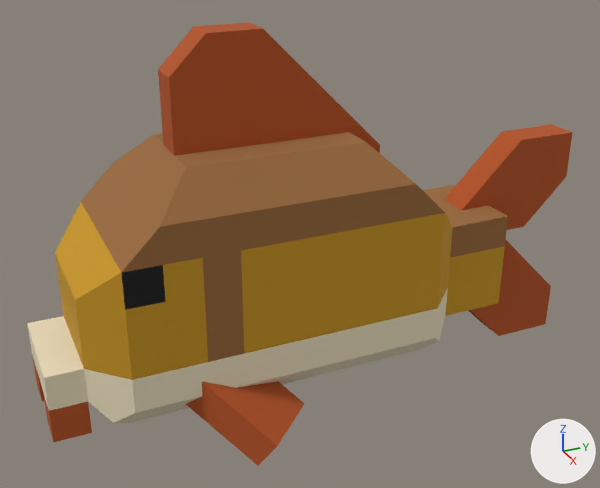
A saved change to the FBX model Assets/Models/Creatures/carp.fbx.
One viewpoint serves both versions: a 50 mm lens placed at (2.025, -0.788, 1.025), pointed at (0.007, 0.12, 0.016). The axes (+X, +Y, +Z) are drawn at lower right. The lights are the same throughout. The first picture is the older version.

Before the edit, the objects in view are built like this:
```python
ob_body = bpy.data.objects.new('Body', me_body)
ob_body.parent = ob_root
ob_body.location = (0.0, 0.0, 0.0)
ob_dorsal = bpy.data.objects.new('Dorsal', me_dorsal)
ob_dorsal.parent = ob_root
ob_dorsal.location = (0.0, 3.0, 0.0)
ob_pectoralr = bpy.data.objects.new('PectoralR', me_pectoralr)
ob_pectoralr.parent = ob_root
ob_pectoralr.location = (2.0, -2.5, 2.5)
ob_pectoralr.rotation_euler = (-0.521, 0.618, -0.78)  # degrees (-30, 35, -45)
ob_stalk = bpy.data.objects.new('Stalk', me_stalk)
ob_stalk.parent = ob_root
ob_stalk.location = (0.0, -1.0, -5.0)
ob_tail = bpy.data.objects.new('Tail', me_tail)
ob_tail.parent = ob_root
ob_tail.location = (0.0, -1.0, -7.0)
```
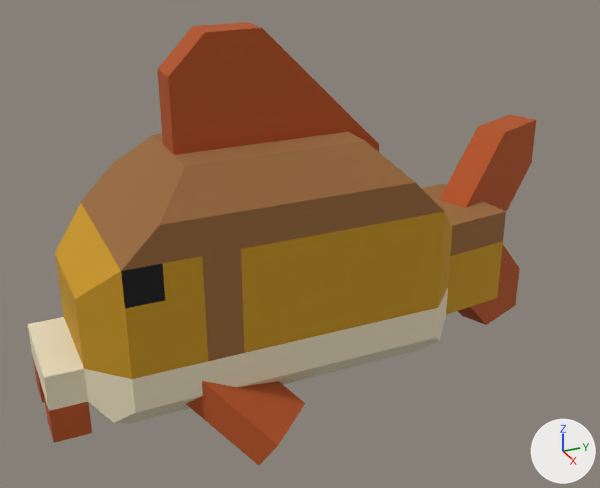
The change, as JSON lines over the scene's bpy script:
```json
{"op": "set", "path": "ob_stalk.rotation_euler", "old": "(0.0, 0.0, 0.0)", "new": "(0.0, 0.123, 0.0126)", "note": "degrees (0, 0, 0) -> degrees (0, 7, 0.7)"}
{"op": "set", "path": "ob_pectoralr.location", "old": "(2.0, -2.5, 2.5)", "new": "(2.031, -2.475, 2.5)"}
{"op": "set", "path": "ob_body.rotation_euler", "old": "(0.0, 0.0, 0.0)", "new": "(0.0, 0.0, 0.0126)", "note": "degrees (0, 0, 0) -> degrees (0, 0, 0.7)"}
{"op": "set", "path": "ob_tail.location", "old": "(0.0, -1.0, -7.0)", "new": "(-0.233, -1.003, -6.985)"}
{"op": "set", "path": "ob_tail.rotation_euler", "old": "(0.0, 0.0, 0.0)", "new": "(0.0, 0.395, 0.0126)", "note": "degrees (0, 0, 0) -> degrees (0, 23, 0.7)"}
```

What differs and where, as boxes (x1, y1, x2, y2) in the pictures (600 x 488 px):
```json
{"object": "Body", "change": "turned", "before": [27, 132, 453, 442], "after": [27, 132, 453, 443]}
{"object": "Tail", "change": "moved, turned", "before": [444, 124, 573, 336], "after": [439, 115, 536, 325]}
{"object": "Stalk", "change": "turned", "before": [423, 185, 508, 316], "after": [422, 184, 506, 315]}
{"object": "PectoralR", "change": "moved", "before": [186, 381, 305, 466], "after": [186, 381, 305, 465]}
```
